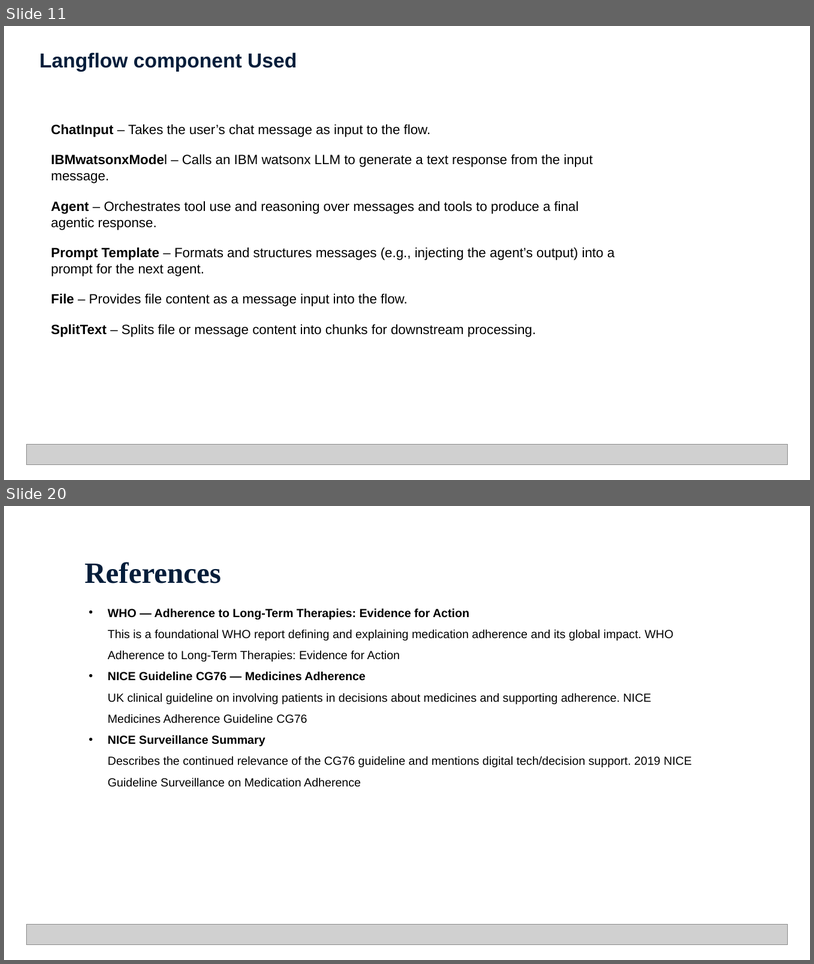
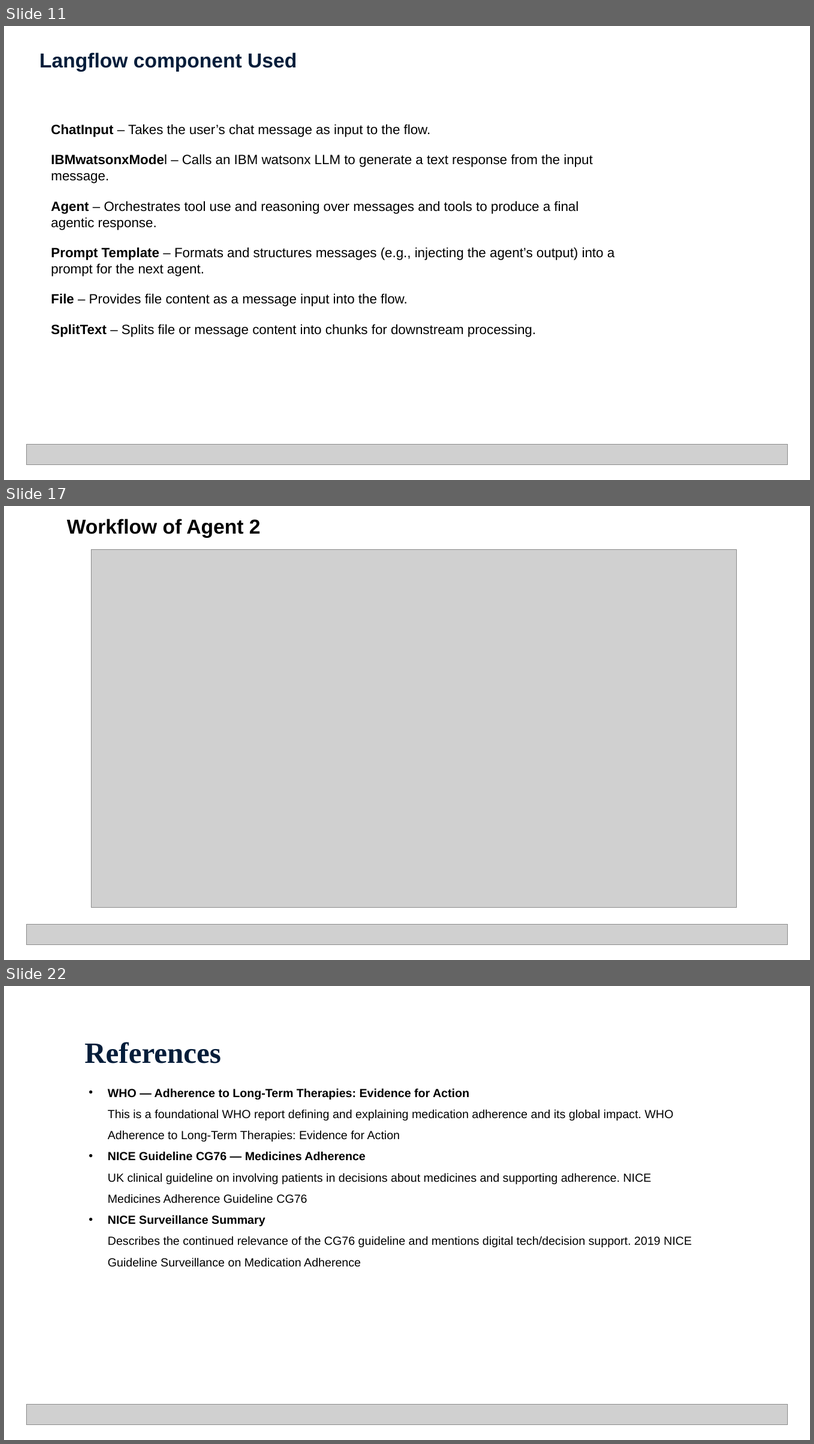
Before and after one commit to sandeep5shetty/langflow-medication-agent, a slide deck: Hackthon Project Presentation.pptx. Shown one above the other, each under a label of ours: slides 11 and 20 before the commit, slides 11, 17 and 22 after it; the slides between them are not shown. The pictures are 814x964 and 814x1444 pixels, drawn with LibreOffice and Linux fonts; fonts in the diff are those of the drawing; grey boxes stand for pictures. Boxes give left, top, right and bottom in pixels: in the first picture for what was removed or moved away, otherwise in the second. Text is boxed around its words. In the diff, an @@ line names an element or a change of style, - is before the commit and + after.

```diff
--- a/Hackthon Project Presentation.pptx
+++ b/Hackthon Project Presentation.pptx
@@ slide 17 added at <box>4,506,810,960</box>, background #FFFFFF @@
@@ text added at <box>67,519,261,538</box>, 24 pt, text #000000, bold @@
+Workflow of Agent 2
@@ picture added at <box>91,550,737,907</box> @@
@@ picture added at <box>26,924,789,945</box> @@
@@ what was slide 20 is now slide 22 @@
```
Also in this commit, not shown: 9 slides changed, 5 other slides added, 4 slides removed.
